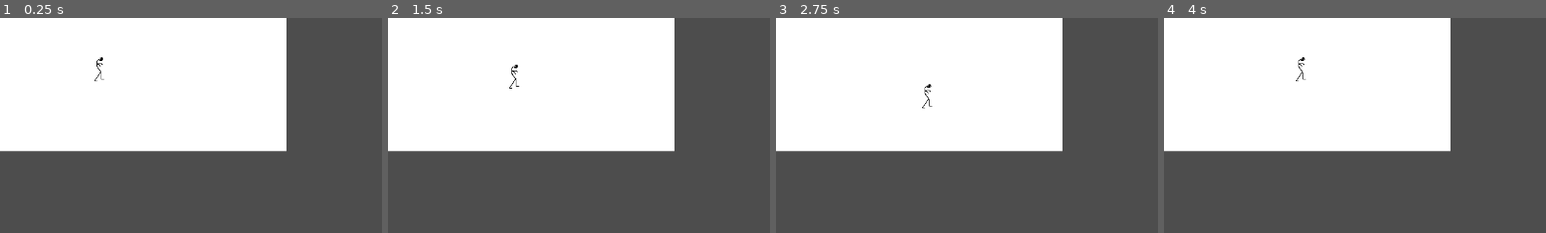
Above: before the commit, frames 1-4 (left to right).
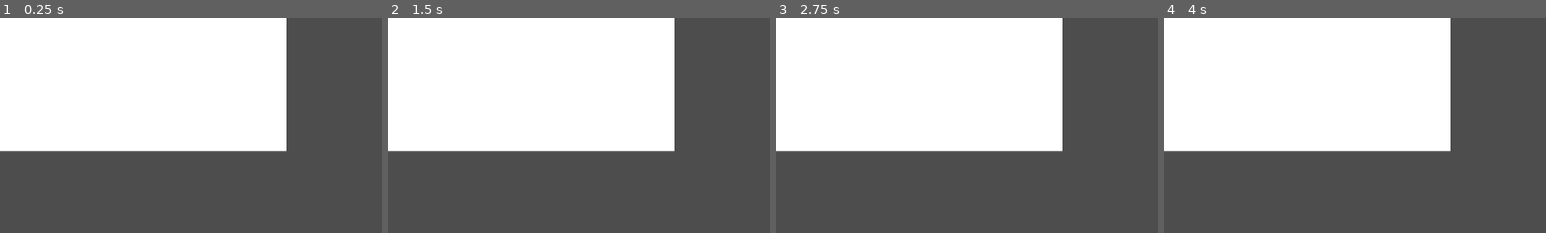
Above: after the commit, the same moments.

Repository: ossimon/CarpaGame
Game: Godot game, scene res://levels/last_level/last_level.tscn
The game is run twice, just before and just after one commit, with the same random seed, the same clock (stepped at 60 frames per second) and the same inputs.
Inputs:
- Up to frame 1 (0.25 s): no input
- Up to frame 2 (1.5 s): tap Enter at 0.5 s; hold D (MoveRight) 0.53-1.28 s; hold S (MoveDown) from 1.28 s (still down)
- Up to frame 3 (2.75 s): tap Space at 2 s; release S (MoveDown) at 2.03 s; hold D (MoveRight) from 2.03 s (still down)
- Up to frame 4 (4 s): release D (MoveRight) at 2.78 s; hold W (MoveUp) 2.78-3.53 s; hold A (MoveLeft) from 3.53 s (still down)
The pictures show only the part of the screen within x 0-50%, y 0-50%; the shares and areas given below are measured in that part.

The runs differ from the first frame. In frame 1, less than 0.1% of the frame differs, in the area x 24-28%, y 18-30%; in frame 2, less than 0.1%; in frame 3, 0.1%, in the area x 38-41%, y 30-43%; in frame 4, less than 0.1%.

Commit message:
Add base room

Diff:
--- a/levels/last_level/last_level.tscn
+++ b/levels/last_level/last_level.tscn
@@ -1,5 +1,6 @@
-[gd_scene load_steps=3 format=3 uid="uid://bq86xm5xqgwcq"]
+[gd_scene load_steps=4 format=3 uid="uid://bq86xm5xqgwcq"]
 
+[ext_resource type="PackedScene" uid="uid://c6j6d6viqk4uh" path="res://rooms/base_room.tscn" id="1_d35tq"]
 [ext_resource type="Texture2D" uid="uid://b2j0gx6bj2aib" path="res://levels/last_level/Background.png" id="1_qy3e8"]
 [ext_resource type="PackedScene" uid="uid://bbmwqxpl6683t" path="res://characters/main_character/main_character.tscn" id="1_xn3xb"]
 
@@ -7,4 +8,7 @@
 texture = ExtResource("1_qy3e8")
 
 [node name="MainCharacter" parent="." instance=ExtResource("1_xn3xb")]
+visible = false
 position = Vector2(84, 42)
+
+[node name="BaseRoom" parent="." instance=ExtResource("1_d35tq")]
--- /dev/null
+++ b/rooms/base_room.gd
@@ -0,0 +1,31 @@
+extends Node2D
+
+var wall_nodes
+
+var wall_config = {
+	"North": true,
+	"West": false,
+	"South": false,
+	"East": false
+}
+
+func _ready():
+	wall_nodes = {
+		"North": $NorthWall,
+		"West": $WestWall,
+		"South": $SouthWall,
+		"East": $EastWall
+	}
+
+	setup_room()
+
+func setup_room():
+	for key in wall_config.keys():
+		var wall = wall_nodes[key]
+		wall.has_opening = wall_config[key]
+		wall.update()
+		wall.doorway_entered.connect(_on_doorway_entered)
+
+func _on_doorway_entered():
+	# switch scene
+	pass
--- /dev/null
+++ b/rooms/base_room.tscn
@@ -0,0 +1,23 @@
+[gd_scene load_steps=3 format=3 uid="uid://c6j6d6viqk4uh"]
+
+[ext_resource type="Script" path="res://rooms/base_room.gd" id="1_vqhyv"]
+[ext_resource type="PackedScene" uid="uid://cxgl3s5styauj" path="res://rooms/wall.tscn" id="2_mdjk4"]
+
+[node name="BaseRoom" type="Node2D"]
+script = ExtResource("1_vqhyv")
+metadata/_edit_horizontal_guides_ = [360.0]
+metadata/_edit_vertical_guides_ = [645.0]
+
+[node name="NorthWall" parent="." instance=ExtResource("2_mdjk4")]
+position = Vector2(645, 0)
+
+[node name="WestWall" parent="." instance=ExtResource("2_mdjk4")]
+position = Vector2(0, 360)
+rotation = -1.5708
+
+[node name="SouthWall" parent="." instance=ExtResource("2_mdjk4")]
+position = Vector2(644, 721)
+
+[node name="EastWall" parent="." instance=ExtResource("2_mdjk4")]
+position = Vector2(1280, 360)
+rotation = -4.71239
--- /dev/null
+++ b/rooms/wall.gd
@@ -0,0 +1,22 @@
+extends Node2D
+
+var has_opening: bool = false
+signal doorway_entered(direction: String)
+
+func _ready():
+	update()
+
+func update():
+
+	if has_opening:
+		# load door tilemap
+		pass
+	else:
+		# load wall tilemap
+		$Doorway.set_deferred("monitoring", false)
+		pass
+
+func _on_doorway_body_entered(body):
+	if has_opening and body.name == "MainCharacter":
+		var direction = name.replace("Wall", "")
+		emit_signal("doorway_entered", direction)
--- /dev/null
+++ b/rooms/wall.tscn
@@ -0,0 +1,27 @@
+[gd_scene load_steps=4 format=3 uid="uid://cxgl3s5styauj"]
+
+[ext_resource type="Script" path="res://rooms/wall.gd" id="1_ji7qd"]
+
+[sub_resource type="RectangleShape2D" id="RectangleShape2D_3i344"]
+size = Vector2(182, 38)
+
+[sub_resource type="RectangleShape2D" id="RectangleShape2D_25kxr"]
+size = Vector2(1606, 20)
+
+[node name="Wall" type="Node2D"]
+script = ExtResource("1_ji7qd")
+
+[node name="Sprite2D" type="Sprite2D" parent="."]
+
+[node name="Doorway" type="Area2D" parent="."]
+
+[node name="CollisionShape2D" type="CollisionShape2D" parent="Doorway"]
+position = Vector2(0, 9)
+shape = SubResource("RectangleShape2D_3i344")
+
+[node name="Border" type="StaticBody2D" parent="."]
+
+[node name="CollisionShape2D" type="CollisionShape2D" parent="Border"]
+shape = SubResource("RectangleShape2D_25kxr")
+
+[connection signal="body_entered" from="Doorway" to="." method="_on_doorway_body_entered"]
Not shown: 1 places in characters/main_character/main_character.tscn that only renumber resources
